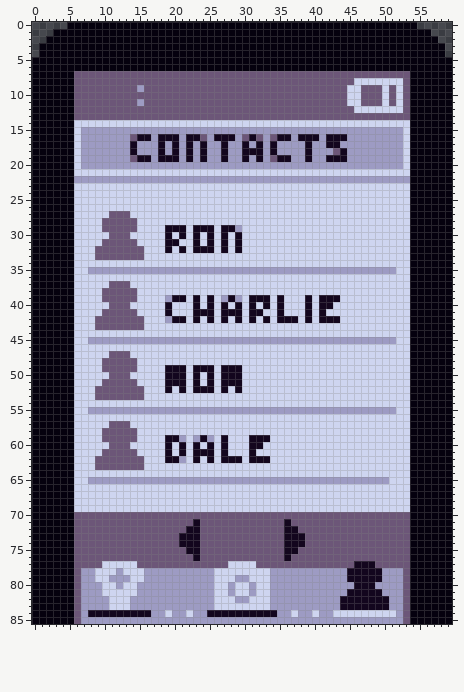
Two states of a sprite sheet, android/assets/graphics/mobile/phonebook_3.png. Above: the version before the commit.
The file is 60x86 pixels.
The same view after the edit:
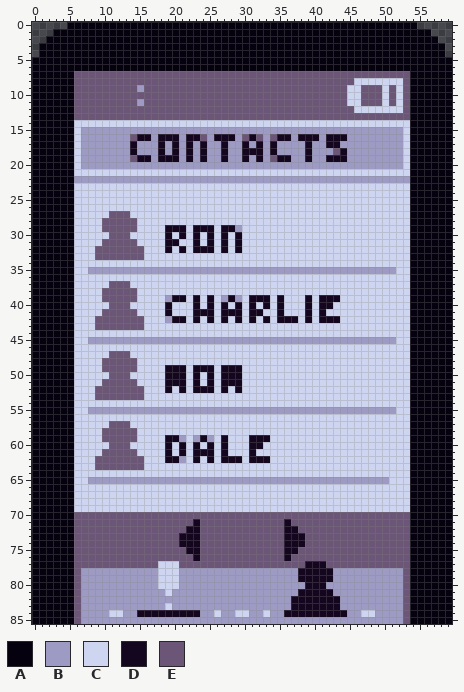
Palette (. is transparent): A #05010e  B #9d9bc3  C #ced5f0  D #13061e  E #6c5678
Change:
{"y":77,"x":10,"old":"CCCCC","new":"EEEEE"}
{"y":77,"x":18,"old":"EEE","new":"CCC"}
{"y":77,"x":28,"old":"CCCC","new":"EEEE"}
{"y":77,"x":39,"old":"EEE","new":"DDD"}
{"y":77,"x":46,"old":"DDD","new":"EEE"}
{"y":78,"x":9,"old":"CCC","new":"BBB"}
{"y":78,"x":13,"old":"CCC","new":"BBB"}
{"y":78,"x":18,"old":"BBB","new":"CCC"}
{"y":78,"x":26,"old":"CCCCCCCC","new":"BBBBBBBB"}
{"y":78,"x":38,"old":"BBBBB","new":"DDDDD"}
{"y":78,"x":45,"old":"DDDDD","new":"BBBBB"}
{"y":79,"x":9,"old":"CC","new":"BB"}
{"y":79,"x":14,"old":"CC","new":"BB"}
{"y":79,"x":18,"old":"BBB","new":"CCC"}
{"y":79,"x":26,"old":"CCC","new":"BBB"}
{"y":79,"x":31,"old":"CCC","new":"BBB"}
{"y":79,"x":38,"old":"BBBBB","new":"DDDDD"}
{"y":79,"x":45,"old":"DDDDD","new":"BBBBB"}
{"y":80,"x":10,"old":"CC","new":"BB"}
{"y":80,"x":13,"old":"CC","new":"BB"}
{"y":80,"x":18,"old":"BBB","new":"CCC"}
{"y":80,"x":26,"old":"CC","new":"BB"}
{"y":80,"x":29,"old":"CC","new":"BB"}
{"y":80,"x":32,"old":"CC","new":"BB"}
{"y":80,"x":39,"old":"BBB","new":"DDD"}
{"y":80,"x":46,"old":"DDD","new":"BBB"}
{"y":81,"x":10,"old":"CCCCC","new":"BBBBB"}
{"y":81,"x":19,"old":"B","new":"C"}
{"y":81,"x":26,"old":"CC","new":"BB"}
{"y":81,"x":29,"old":"CC","new":"BB"}
{"y":81,"x":32,"old":"CC","new":"BB"}
{"y":81,"x":38,"old":"BBBBB","new":"DDDDD"}
{"y":81,"x":45,"old":"DDDDD","new":"BBBBB"}
{"y":82,"x":11,"old":"CCC","new":"BBB"}
{"y":82,"x":26,"old":"CCC","new":"BBB"}
{"y":82,"x":31,"old":"CCC","new":"BBB"}
{"y":82,"x":37,"old":"BBBBBBBDDDDDDD","new":"DDDDDDDBBBBBBB"}
{"y":83,"x":11,"old":"CCC","new":"BBB"}
{"y":83,"x":19,"old":"B","new":"C"}
{"y":83,"x":26,"old":"CCCCCCCC","new":"BBBBBBBB"}
{"y":83,"x":37,"old":"BBBBBBBDDDDDDD","new":"DDDDDDDBBBBBBB"}
{"y":84,"x":8,"old":"DDDDDDD","new":"BBBCCBB"}
{"y":84,"x":17,"old":"BBCBBCB","new":"DDDDDDD"}
{"y":84,"x":25,"old":"DDDDDDDDDD","new":"BCBBCCBBCB"}
{"y":84,"x":36,"old":"BCBBCBBCCCC","new":"DDDDDDDDDBB"}
{"y":84,"x":49,"old":"CCC","new":"BBB"}
{"label":"changed","picture_box":[88,561,396,617]}
